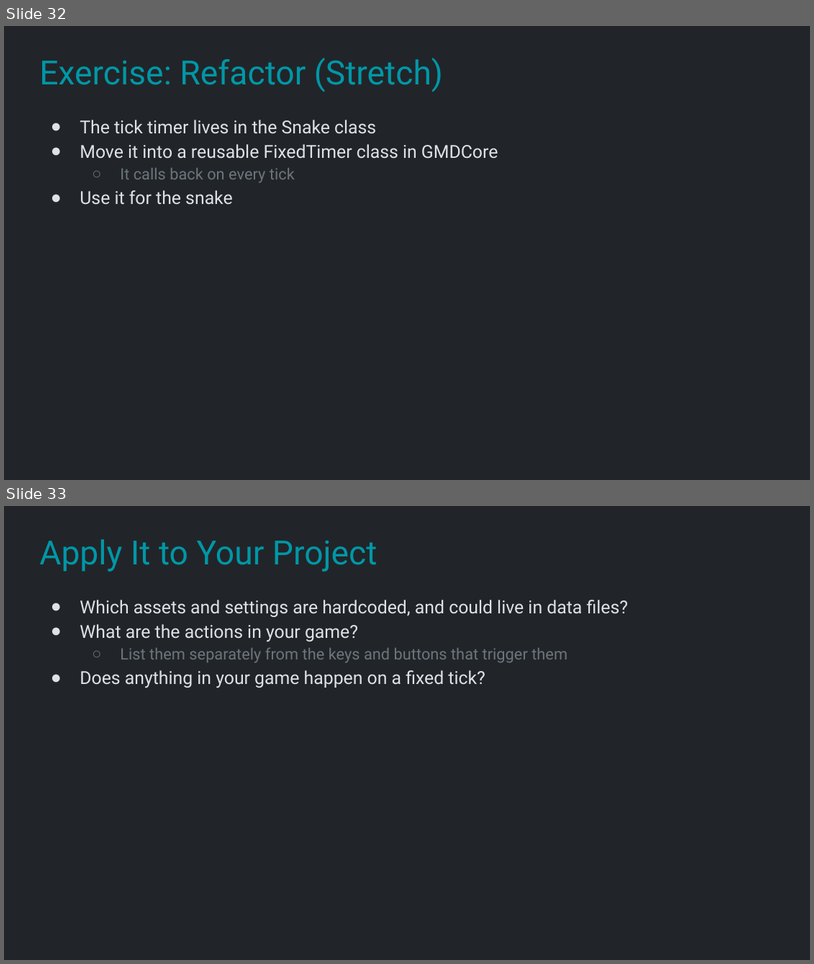
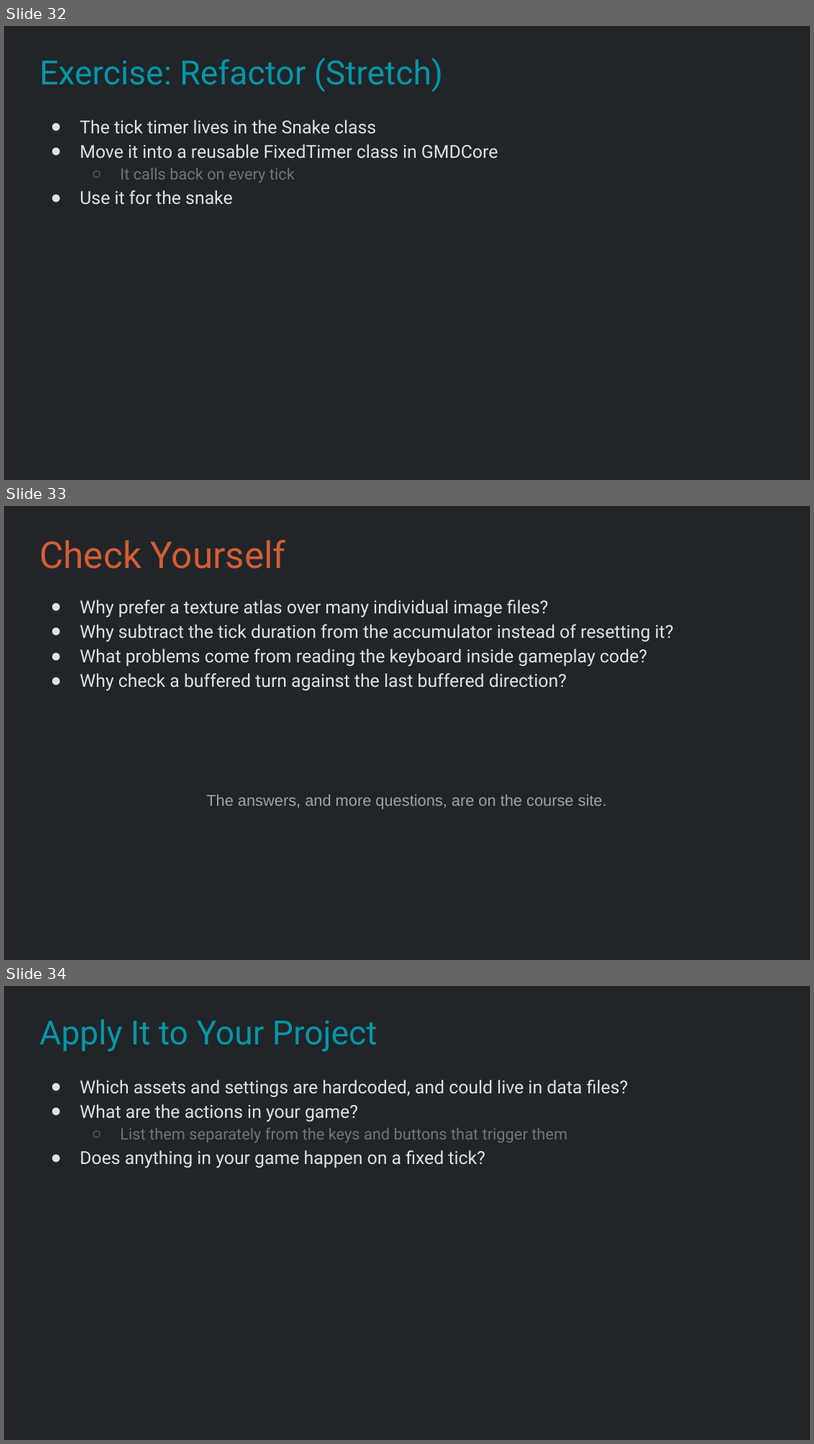
Before and after one commit to Metamate/gar, a slide deck: slides/03 Snake.pptx. Shown one above the other, each under a label of ours: slides 32 and 33 before the commit, slides 32, 33 and 34 after it. The pictures are 814x964 and 814x1444 pixels, drawn with LibreOffice and Linux fonts; fonts in the diff are those of the drawing. Boxes give left, top, right and bottom in pixels: in the first picture for what was removed or moved away, otherwise in the second. Text is boxed around its words. In the diff, an @@ line names an element or a change of style, - is before the commit and + after.

```diff
--- a/slides/03 Snake.pptx
+++ b/slides/03 Snake.pptx
@@ slide 33 added at <box>4,506,810,960</box>, background #212529 @@
@@ title added at <box>39,540,286,569</box>, 33 pt, text #D45D35 @@
+Check Yourself
@@ text added at <box>80,600,674,691</box>, 16 pt, text #DEE2E6 @@
+● Why prefer a texture atlas over many individual image files?
+● Why subtract the tick duration from the accumulator instead of resetting it?
+● What problems come from reading the keyboard inside gameplay code?
+● Why check a buffered turn against the last buffered direction?
@@ text added at <box>206,794,607,809</box>, 14 pt, text #9AA3AB @@
+The answers, and more questions, are on the course site.
@@ what was slide 33 is now slide 34 @@
```
Also in this commit, not shown: 4 slides changed, 1 other slide added, 1 slide removed.
